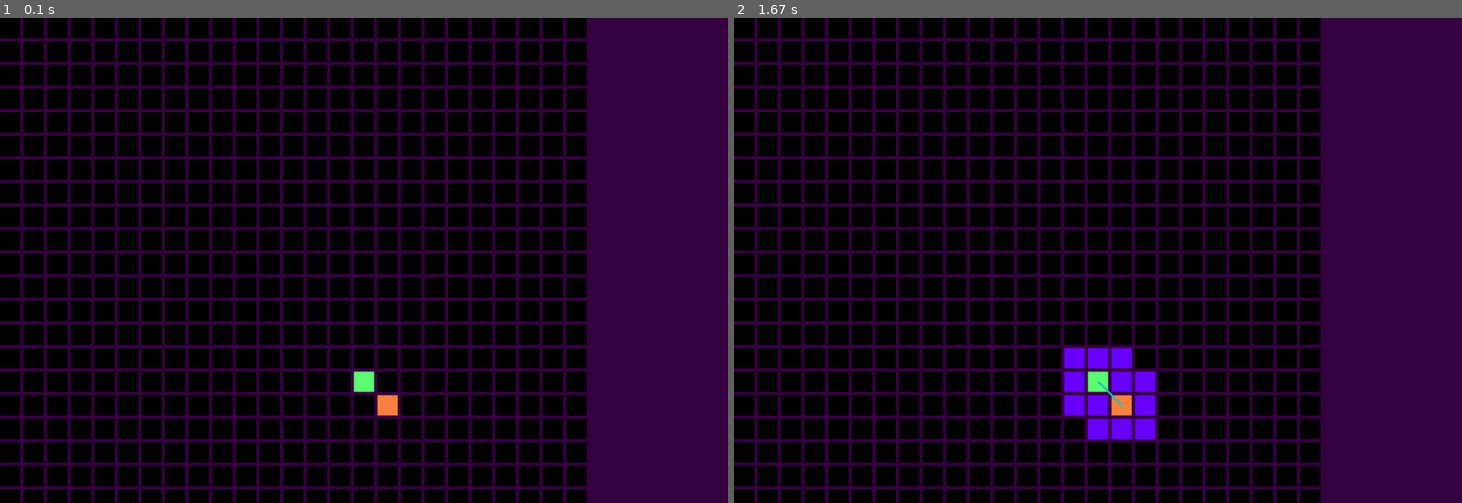
Above: before the commit, frames 1-2 (left to right).
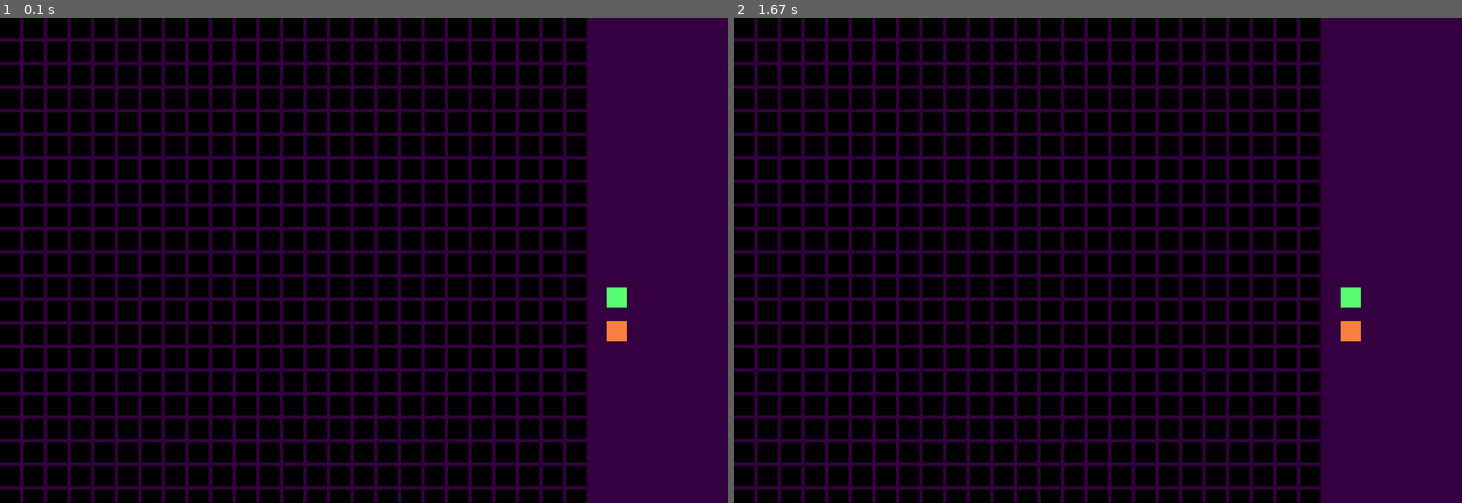
Above: after the commit, the same moments.

Repository: lukeplaisance/AStar-Algorithm
Game: pygame game, started from application.py
Same seed, same stepped clock (60 frames per second), same inputs: the game is played once before the commit and once after it. The source is Python 2; it was converted automatically to run under Python 3.
Inputs (mouse positions are in pixels of both pictures, inside the frame that each line leads up to):
- Up to frame 1 (0.1 s): no input
- Up to frame 2 (1.67 s): tap Space at 0.33 s; press the mouse at (741, 309) at 0.7 s; move the mouse to (945, 338) at 0.8 s; release the mouse at (1148, 362) at 0.93 s

The runs differ from the first frame. In frame 1, 0.5% of the frame differs, in the area x 48-87%, y 55-82%; in frame 2, 2.0%, in the area x 45-87%, y 55-87%.

Commit message:
refactoring and moving code

Diff:
--- a/algorithm_visual.py
+++ b/algorithm_visual.py
@@ -8,14 +8,16 @@
     def __init__(self, algorithm, screen):
         self.algorithm = algorithm
         self.screen = screen
-        self.visusal_grid = VisualGraph(self.algorithm.grid, 35, screen)
-        self.visusal_grid.gen_visual()
+        self.visual_grid = VisualGraph(self.algorithm.grid, 35, screen)
+        self.visual_grid.gen_visual()
         self.algorithm.path()
-        self.start_node_visual = DragableRect(self.screen, Vector2(500, 500), [30, 30], (93, 255, 115))
-        self.end_node_visual = DragableRect(self.screen, Vector2(550, 550), [30,30], (252, 130, 65))
+        self.start_node_visual = DragableRect(self.screen, Vector2
+                                              (900, 400), [30, 30], (93, 255, 115))
+        self.end_node_visual = DragableRect(self.screen, Vector2
+                                            (900, 450), [30, 30], (252, 130, 65))
 
     def update(self, events):
-        self.visusal_grid.update(events)
+        self.visual_grid.update(events)
         self.start_node_visual.update(events)
         self.end_node_visual.update(events)
         self.set_start_node()
@@ -26,38 +28,38 @@
                     self.algorithm.path()
 
         for node in self.algorithm.open_list:
-            visual = self.visusal_grid.get_visual(node)
+            visual = self.visual_grid.get_visual(node)
             if visual is not None:
                 visual.is_open_list = True
         for node in self.algorithm.close_list:
-            visual = self.visusal_grid.get_visual(node)
+            visual = self.visual_grid.get_visual(node)
             if visual is not None:
                 visual.is_closed_list = True
         if self.algorithm.path_list is not None:
             for node in self.algorithm.path_list:
-                visual = self.visusal_grid.get_visual(node)
+                visual = self.visual_grid.get_visual(node)
                 if visual is not None:
                     visual.is_path = True
-        start_visual = self.visusal_grid.get_visual(self.algorithm.start_node)
+        start_visual = self.visual_grid.get_visual(self.algorithm.start_node)
         if start_visual is not None:
             start_visual.is_start = True
-        end_visual = self.visusal_grid.get_visual(self.algorithm.end_node)
+        end_visual = self.visual_grid.get_visual(self.algorithm.end_node)
         if end_visual is not None:
             end_visual.is_goal = True
 
     def draw(self):
-        self.visusal_grid.draw()
+        self.visual_grid.draw()
         self.start_node_visual.draw()
         self.end_node_visual.draw()
 
     def set_start_node(self):
         if not self.start_node_visual.is_dragged:
-            for node_visual in self.visusal_grid.node_visual:
+            for node_visual in self.visual_grid.node_visual:
                 if self.start_node_visual.shape.pygame_object.colliderect(node_visual.shape.rect):
                     if self.algorithm.start_node is node_visual.node:
                         return
                     self.start_node_visual.shape.pos = node_visual.shape.pos
-                    old_start = self.visusal_grid.get_visual(self.algorithm.start_node)
+                    old_start = self.visual_grid.get_visual(self.algorithm.start_node)
                     if old_start is not None:
                         old_start.is_start = False
                         self.algorithm.start_node.is_start = False
@@ -65,33 +67,29 @@
 
     def set_end_node(self):
         if not self.end_node_visual.is_dragged:
-            for node_visual in self.visusal_grid.node_visual:
+            for node_visual in self.visual_grid.node_visual:
                 if self.end_node_visual.shape.pygame_object.colliderect(node_visual.shape.rect):
                     if self.algorithm.end_node is node_visual.node:
                         return
                     self.end_node_visual.shape.pos = node_visual.shape.pos
-                    old_goal = self.visusal_grid.get_visual(self.algorithm.end_node)
+                    old_goal = self.visual_grid.get_visual(self.algorithm.end_node)
                     if old_goal is not None:
                         old_goal.is_goal = False
                         self.algorithm.end_node.is_goal = False
                     self.algorithm.end_node = node_visual.node
-
-    #def set_wall(self, events):
-     #   for event in events:
-      #      if pygame.MOUSEBUTTONDOWN:
 
     def highlight_path(self):
         if self.algorithm.path_list is None:
             return
         path_visual_nodes = []
         for node in self.algorithm.path_list:
-            visual = self.visusal_grid.get_visual(node)
+            visual = self.visual_grid.get_visual(node)
             if visual is not None:
                 path_visual_nodes.append(visual)
         for visual in path_visual_nodes:
-            parent_visual = self.visusal_grid.get_visual(visual.node.parent)
+            parent_visual = self.visual_grid.get_visual(visual.node.parent)
             if parent_visual is not None:
-                pygame.draw.lines(self.visusal_grid.surface, (30, 195, 198), True,
+                pygame.draw.lines(self.visual_grid.surface, (30, 195, 198), True,
                                   [[visual.shape.pos.x_position + (visual.shape.scale[0] / 2),
                                   visual.shape.pos.y_position + (visual.shape.scale[1] / 2)],
                                    [parent_visual.shape.pos.x_position + (parent_visual.shape.scale[0] / 2),
--- a/application.py
+++ b/application.py
@@ -7,6 +7,7 @@
 from GraphClass import Graph
 
 class Application(object):
+    '''class that runs everythings'''
     def __init__(self):
         pygame.init()
         self.screen = pygame.display.set_mode((1080, 720))
@@ -16,6 +17,7 @@
         self.events = []
 
     def update(self):
+        '''updates the appplications each frame'''
         while self.running:
             pygame.event.pump()
             self.events = pygame.event.get()
@@ -29,6 +31,7 @@
             self.draw()
 
     def draw(self):
+        '''draws the graph a algorithm to the screen'''
         self.screen.fill((55, 0, 65))
         self.visual_algorithm.draw()
         self.visual_algorithm.highlight_path()
--- a/draggable_node.py
+++ b/draggable_node.py
@@ -1,6 +1,8 @@
 import pygame
 from draw_shapes import Rectangle
 from vector2 import Vector2
+from NodeClass import Node
+from visusal_grid import VisualNode
 
 class DragableRect(object):
     def __init__(self, surface, pos, scale, color):
@@ -18,11 +20,11 @@
             self.is_hoovered = False
 
     def pick_up(self, events):
-            for event in events:
-                if event.type == pygame.MOUSEBUTTONDOWN and self.is_hoovered:
-                    self.is_dragged = True
-                if event.type == pygame.MOUSEBUTTONUP:
-                    self.is_dragged = False
+        for event in events:
+            if event.type == pygame.MOUSEBUTTONDOWN and self.is_hoovered:
+                self.is_dragged = True
+            if event.type == pygame.MOUSEBUTTONUP:
+                self.is_dragged = False
 
     def update(self, events):
         self.hoover()
--- a/visusal_grid.py
+++ b/visusal_grid.py
@@ -18,9 +18,10 @@
         self.is_open_list = False
         self.is_closed_list = False
         self.is_path = False
+        self.is_wall = False
 
     def update(self):
-        '''updtaes the nodes every frame'''
+        '''updates the nodes every frame'''
         if self.is_start is True:
             self.shape.change_color((0, 255, 0))
         elif self.is_goal is True:
@@ -31,8 +32,18 @@
             self.shape.change_color((106, 0, 255))
         elif self.is_path is True:
             self.shape.change_color((255, 225, 0))
+        elif self.is_wall is True:
+            self.shape.change_color((180, 180, 180))
         else:
             self.shape.change_color((0, 0, 0))
+
+    def set_wall(self, events):
+        for event in events:
+            if self.shape.rect.collidepoint(pygame.mouse.get_pos()):
+                if event.type == pygame.KEYDOWN:
+                    if event.type == pygame.K_w:
+                        self.node.is_traversable = False
+                        self.is_wall = True
 
     def draw(self):
         '''function to draw the node'''
@@ -67,6 +78,7 @@
     def update(self, events):
         for node in self.node_visual:
             node.update()
+            node.set_wall(events)
 
     def draw(self):
         for node in self.node_visual:
